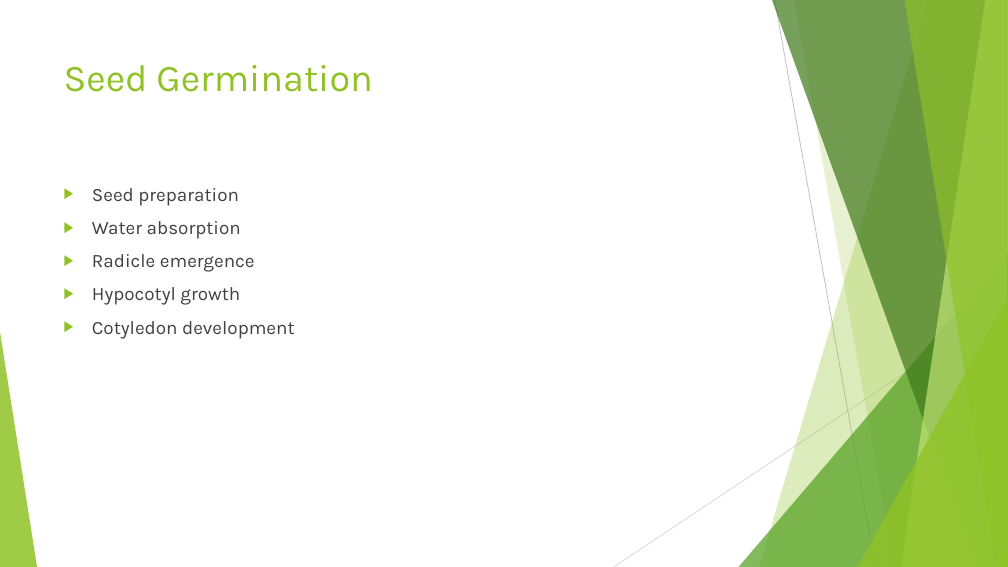
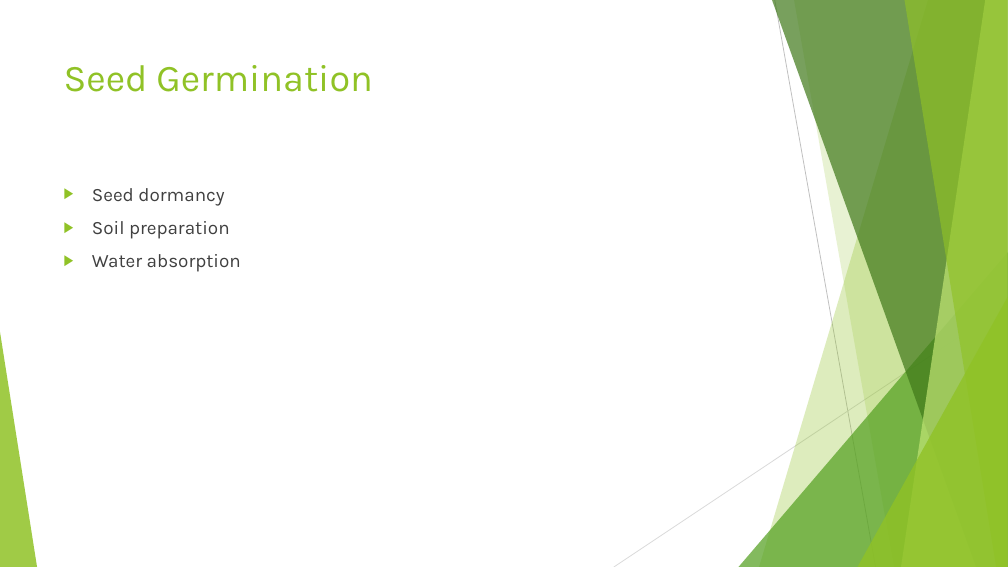
Before and after one commit to ammarmashal/ai-presentation-agent, a slide deck: slide 3 of my_presentation1.11.pptx. Drawn at 1008x567 pixels with LibreOffice and Linux fonts; fonts in the diff are those of the drawing. Boxes give left, top, right and bottom in pixels: in the first picture for what was removed or moved away, otherwise in the second. Text is boxed around its words. In the diff, an @@ line names an element or a change of style, - is before the commit and + after.

```diff
--- a/my_presentation1.11.pptx
+++ b/my_presentation1.11.pptx
@@ text at (x1=92, y1=188, x2=230, y2=239): text changed @@
-▶ Seed preparation
+▶ Seed dormancy
+▶ Soil preparation
@@ text at (x1=92, y1=254, x2=295, y2=339): paragraphs removed @@
-▶ Radicle emergence
-▶ Hypocotyl growth
-▶ Cotyledon development
```
Also in this commit, not shown: 8 other slides changed, 4 slides added, 3 slides removed, 6 other files.
